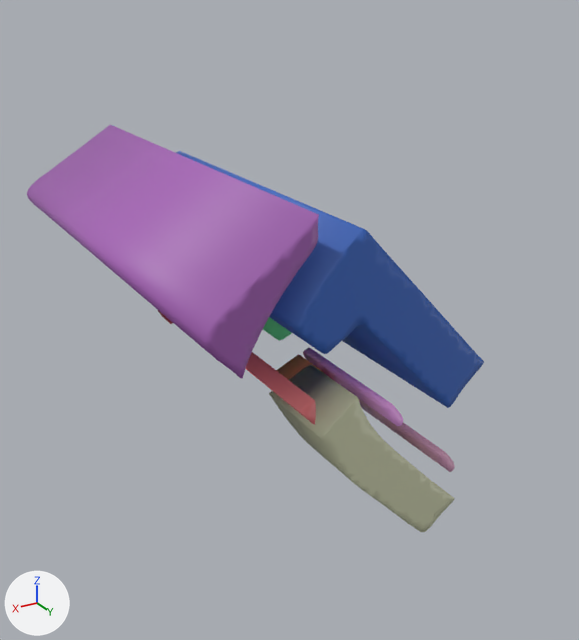
Renders of the glTF model scripts/overhangSupport.glb from each side of a commit.
One viewpoint serves both versions: a 50 mm lens placed at (89.9, 100.7, 61.9), pointed at (0.3, -48.6, -12.8). Lighting does not change. The marker at lower left points along +X, +Y and +Z. Where no turn or scale is listed for an object, it has been applied to the vertices.

In view in the first picture: 'geometry_0', 'geometry_1', 'geometry_10', 'geometry_11', 'geometry_3', 'geometry_4', 'geometry_6', 'geometry_8', 'geometry_9'.
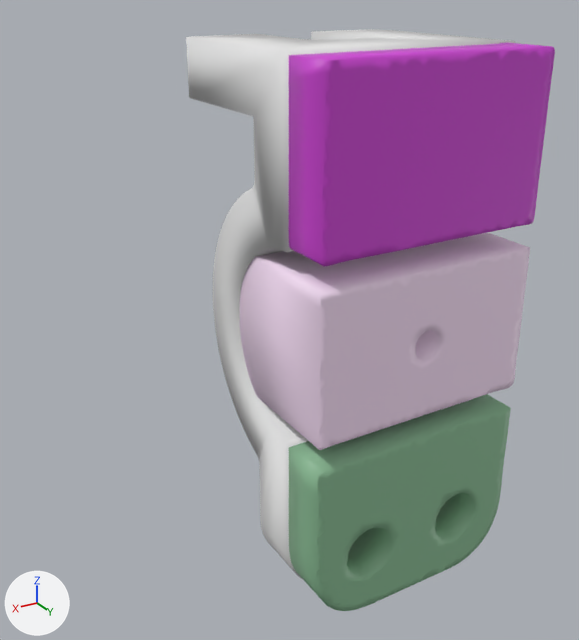
Commit message: feat: add a switch to whether include geometry in generated support

Changed parts and their boxes [x1, y1, x2, y2] in the pictures (579 x 640 px):
'geometry_2', reshaped (not visible before): after [289, 43, 555, 266]
'geometry_0', reshaped: before [177, 151, 484, 408]; after [240, 232, 530, 450]
'geometry_6', deleted: before [27, 125, 319, 379]
'geometry_1', reshaped: before [263, 317, 292, 341]; after [289, 394, 511, 611]
'frameGuide.stl', added: after [186, 29, 515, 579]
'geometry_4', deleted: before [269, 365, 455, 532]
'geometry_9', deleted: before [303, 348, 403, 426]
'geometry_3', deleted: before [245, 352, 316, 425]
'geometry_11', deleted: before [359, 399, 455, 472]
'geometry_10', deleted: before [276, 355, 325, 380]
'geometry_8', deleted: before [158, 310, 173, 324]
part 2 of me_geometry_1, added (green): after [289, 394, 511, 611]
part 3 of me_geometry_1, deleted: before [263, 317, 292, 341]
part 4 of me_geometry_2, added (purple): after [289, 43, 555, 266]

The change in detail:
me_geometry_0 is used by ob_geometry_0; location (0.0, 0.0, 0.0).
me_geometry_0 had 604 vertices, 1204 faces and spanned x -14.5..28.4, y -90.4..0.0, z -14.8..24.4.
me_geometry_0 now has 1836 vertices, 3672 faces and spans x -23.6..23.7, y -29.0..0.0, z -14.8..14.8.
me_geometry_0 part 1: 604 vertices removed from x -14.5..28.4, y -90.4..0.0, z -14.8..24.4; 1836 vertices added at x -23.6..23.7, y -29.0..0.0, z -14.8..14.8.
me_geometry_1 is used by ob_geometry_1; location (0.0, 0.0, 0.0).
me_geometry_1 had 521 vertices, 1038 faces and spanned x -5.6..22.1, y -89.2..-39.4, z -21.8..6.5.
me_geometry_1 now has 1103 vertices, 2210 faces and spans x -23.6..23.7, y -10.0..0.0, z -55.5..-19.3.
me_geometry_1 part 2: 1103 vertices added at x -23.6..23.7, y -10.0..0.0, z -55.5..-19.3.
me_geometry_1 part 3: 521 vertices removed from x -5.6..22.1, y -89.2..-39.4, z -21.8..6.5.
me_geometry_2 is used by ob_geometry_2; location (0.0, 0.0, 0.0).
me_geometry_2 had 815 vertices, 1626 faces and spanned x -5.4..23.5, y -55.7..-21.1, z -36.9..-5.3.
me_geometry_2 now has 672 vertices, 1340 faces and spans x -23.6..23.7, y -10.0..0.0, z 19.3..50.8.
me_geometry_2 part 4: 672 vertices added at x -23.6..23.7, y -10.0..0.0, z 19.3..50.8.
me_geometry_2 part 5: the surface is now shaded flat.
Mesh me_frameguide_stl is new.
It has 712 vertices, 1432 faces and spans x -24.0..24.0, y -51.0..-10.0, z -56.0..51.0.
Object 'geometry_3' (ob_geometry_3) is deleted.
Object 'geometry_4' (ob_geometry_4) is deleted.
Object 'geometry_6' (ob_geometry_6) is deleted.
Object 'geometry_8' (ob_geometry_8) is deleted.
Object 'geometry_9' (ob_geometry_9) is deleted.
Object 'geometry_10' (ob_geometry_10) is deleted.
Object 'geometry_11' (ob_geometry_11) is deleted.
Object 'frameGuide.stl' (ob_frameguide_stl) is new; it shows me_frameguide_stl.
Its location is (0.0, 0.0, 0.0).
